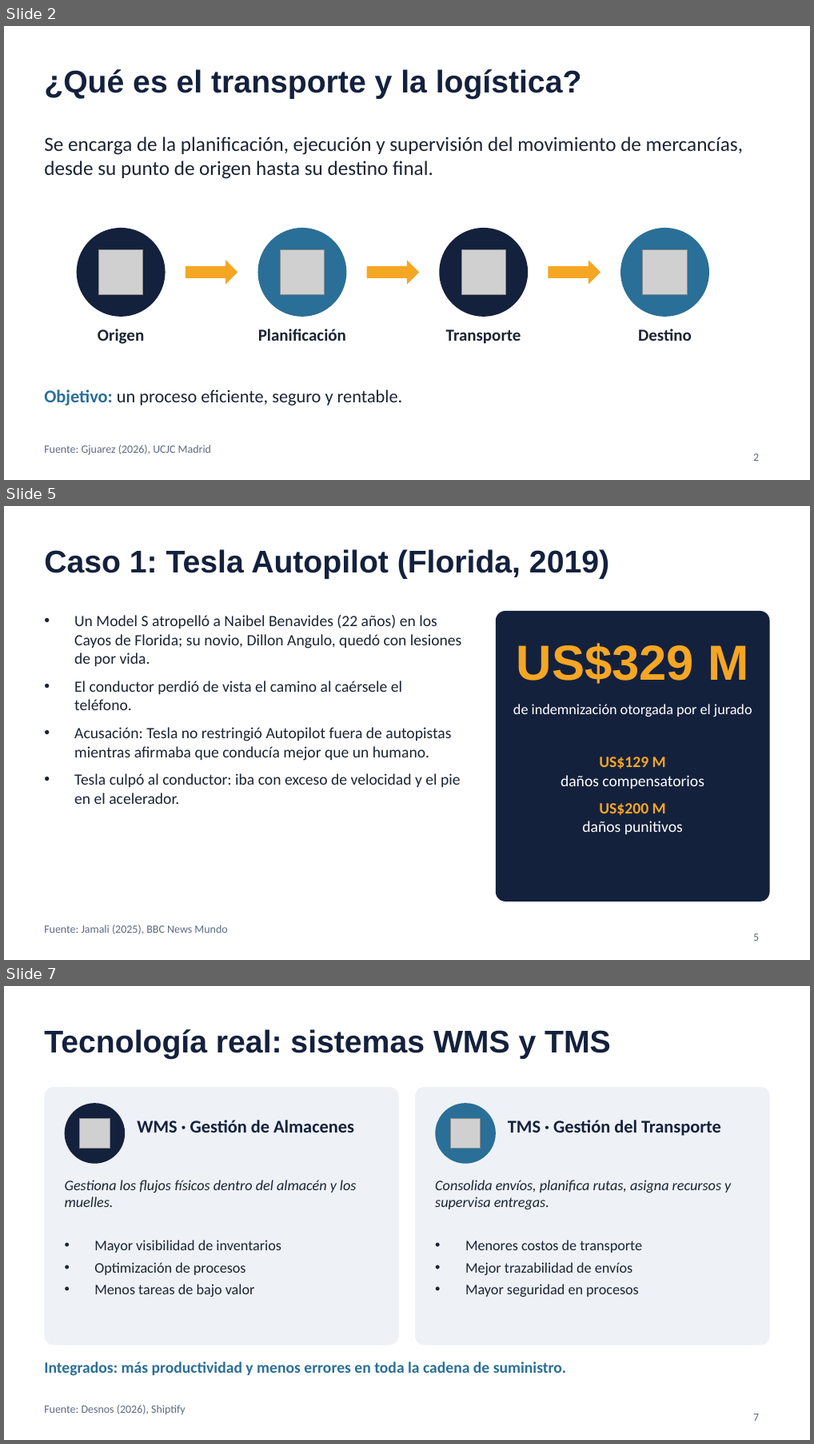
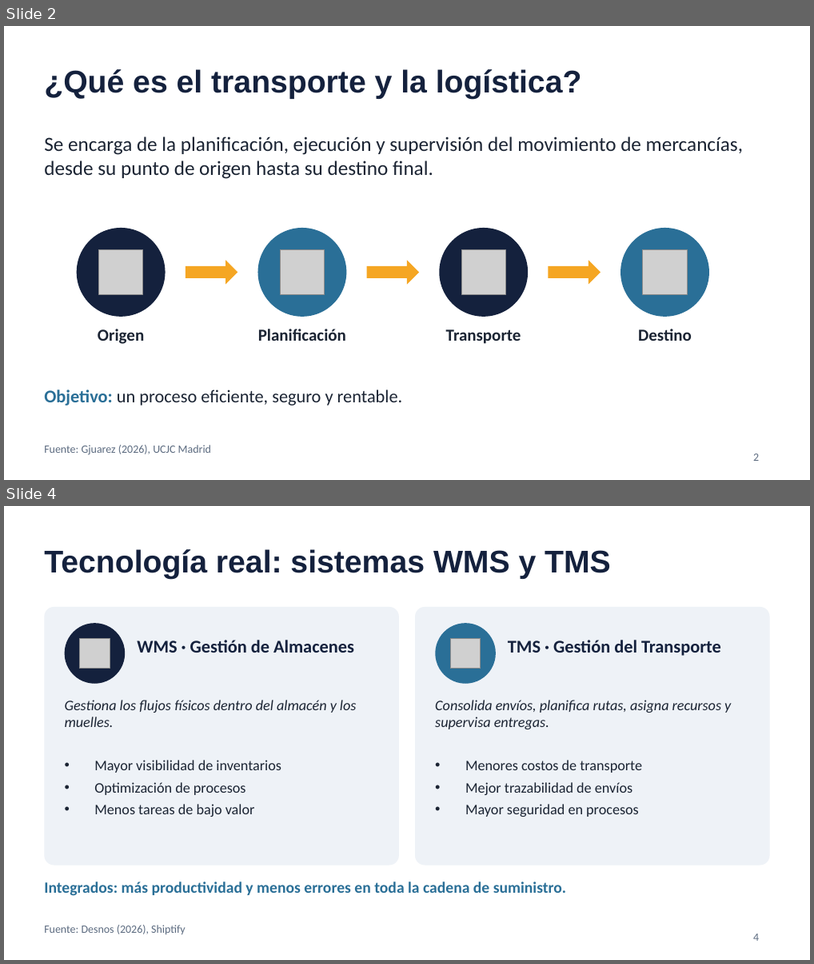
Before and after one commit to vibeimpert/a, a slide deck: Transporte_y_Logistica_Transhumanismo.pptx. Shown one above the other, each under a label of ours: slides 2, 5 and 7 before the commit, slides 2 and 4 after it; the slides between them are not shown. The pictures are 814x1444 and 814x964 pixels, drawn with LibreOffice and Linux fonts; fonts in the diff are those of the drawing; grey boxes stand for pictures. Boxes give left, top, right and bottom in pixels: in the first picture for what was removed or moved away, otherwise in the second. Text is boxed around its words. In the diff, an @@ line names an element or a change of style, - is before the commit and + after.

```diff
--- a/Transporte_y_Logistica_Transhumanismo.pptx
+++ b/Transporte_y_Logistica_Transhumanismo.pptx
@@ slide 5 removed at [4, 506, 810, 960], background #FFFFFF @@
@@ title removed at [44, 549, 610, 579] @@
-Caso 1: Tesla Autopilot (Florida, 2019)
@@ text removed at [74, 615, 462, 804] @@
-• Un Model S atropelló a Naibel Benavides (22 años) en los Cayos de Florida; su novio, Dillon Angulo, quedó con lesiones de por vida.
-• El conductor perdió de vista el camino al caérsele el teléfono.
-• Acusación: Tesla no restringió Autopilot fuera de autopistas mientras afirmaba que conducía mejor que un humano.
-• Tesla culpó al conductor: iba con exceso de velocidad y el pie en el acelerador.
@@ rounded rectangle removed at [496, 611, 770, 901] @@
@@ text removed at [517, 643, 749, 684] @@
-US$329 M
@@ text removed at [514, 704, 753, 716] @@
-de indemnización otorgada por el jurado
@@ text removed at [561, 756, 705, 834] @@
-US$129 M
-daños compensatorios
-US$200 M
-daños punitivos
@@ text removed at [44, 924, 227, 934] @@
-Fuente: Jamali (2025), BBC News Mundo
@@ page number removed at [754, 933, 759, 940] @@
-5
@@ what was slide 7 is now slide 4 @@
@@ page number at [754, 933, 759, 940]: text changed @@
-7
+4
```
Also in this commit, not shown: 1 slide added, 3 other slides removed, 1 other file.
